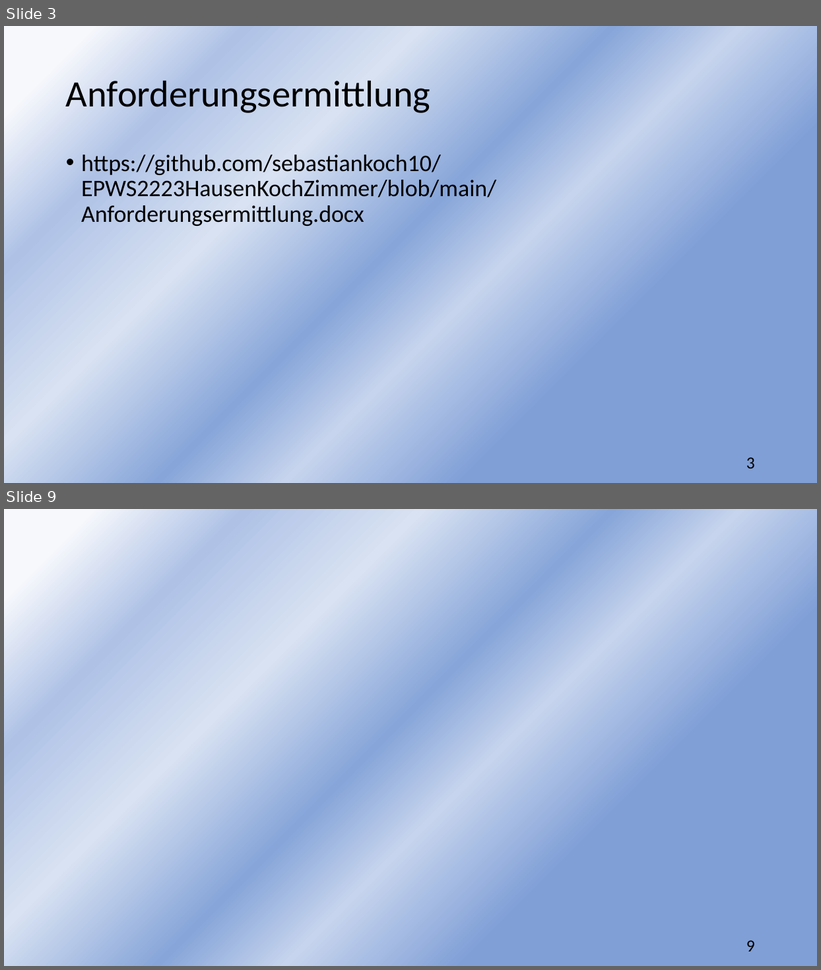
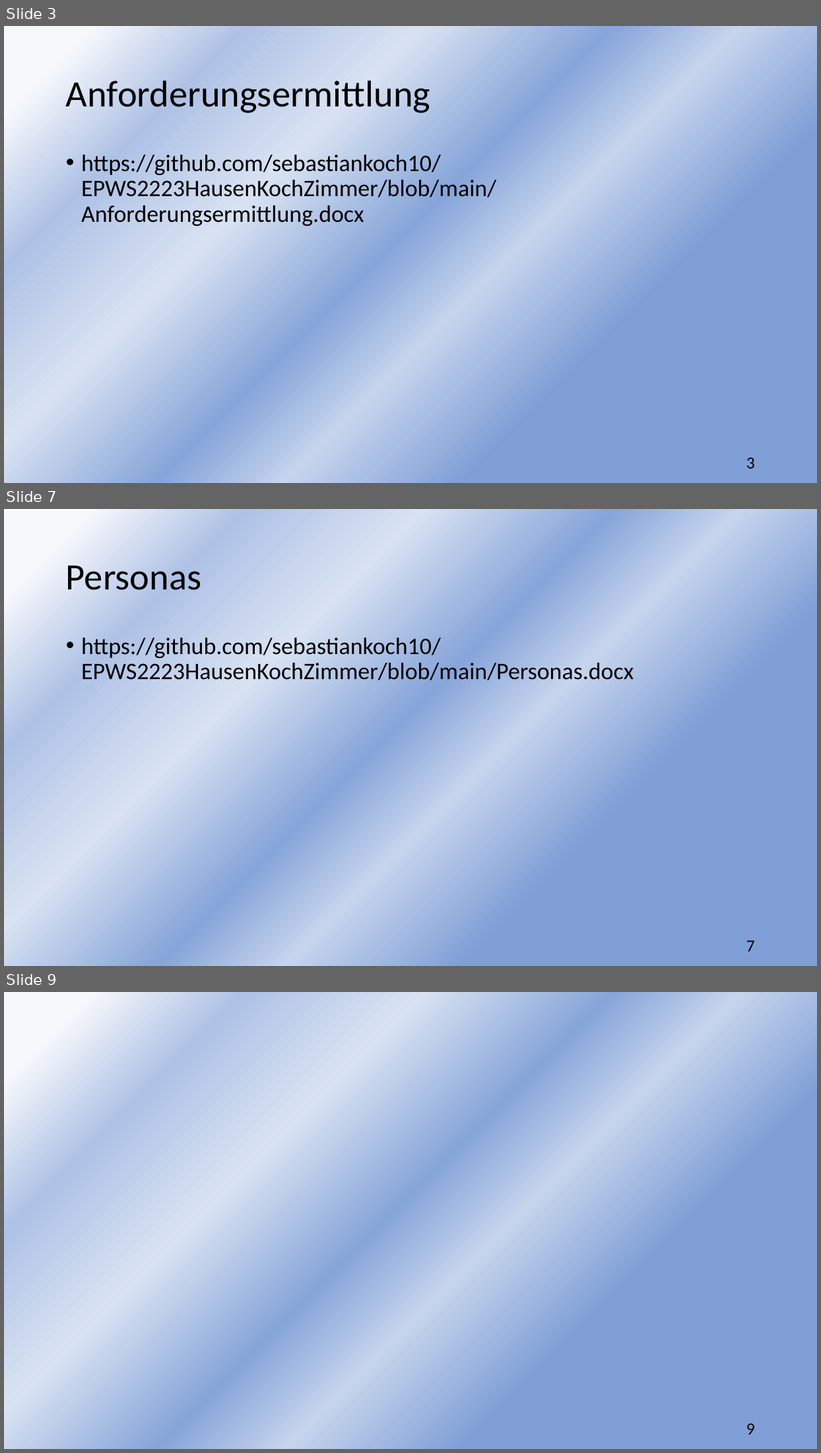
Before and after one commit to sebastiankoch10/EPWS2223HausenKochZimmer, a slide deck: EPWS2223HausenKochZimmer Audit 2.pptx. Shown one above the other, each under a label of ours: slides 3 and 9 before the commit, slides 3, 7 and 9 after it; the slides between them are not shown. The pictures are 821x970 and 821x1453 pixels, drawn with LibreOffice and Linux fonts; fonts in the diff are those of the drawing. Boxes give left, top, right and bottom in pixels: in the first picture for what was removed or moved away, otherwise in the second. Text is boxed around its words. In the diff, an @@ line names an element or a change of style, - is before the commit and + after.

```diff
--- a/EPWS2223HausenKochZimmer Audit 2.pptx
+++ b/EPWS2223HausenKochZimmer Audit 2.pptx
@@ slide 7 added at box(4, 509, 817, 966), background gradient #F6F8FC to #AFC2E6 to #D8E2F2 to #87A5D9 to #C6D4ED to #809FD7 @@
@@ title added at box(66, 558, 201, 590), 44 pt, text #000000 @@
+Personas
@@ text added at box(81, 638, 634, 686), 28 pt, text #000000 @@
+• https://github.com/sebastiankoch10/EPWS2223HausenKochZimmer/blob/main/Personas.docx
@@ page number added at box(746, 941, 755, 952), 20 pt, text #000000 @@
+7
```
Also in this commit, not shown: 1 slide changed, 4 other slides added, 5 slides removed, 4 other files.
